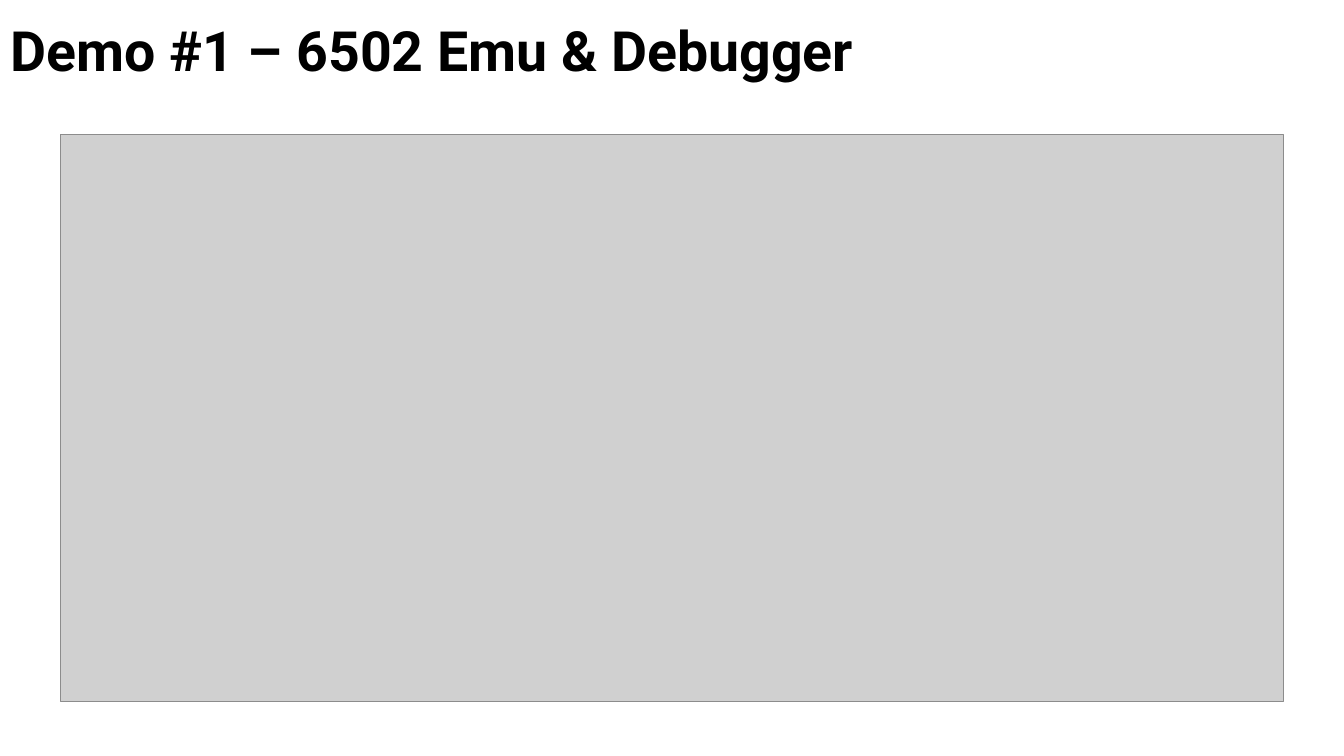
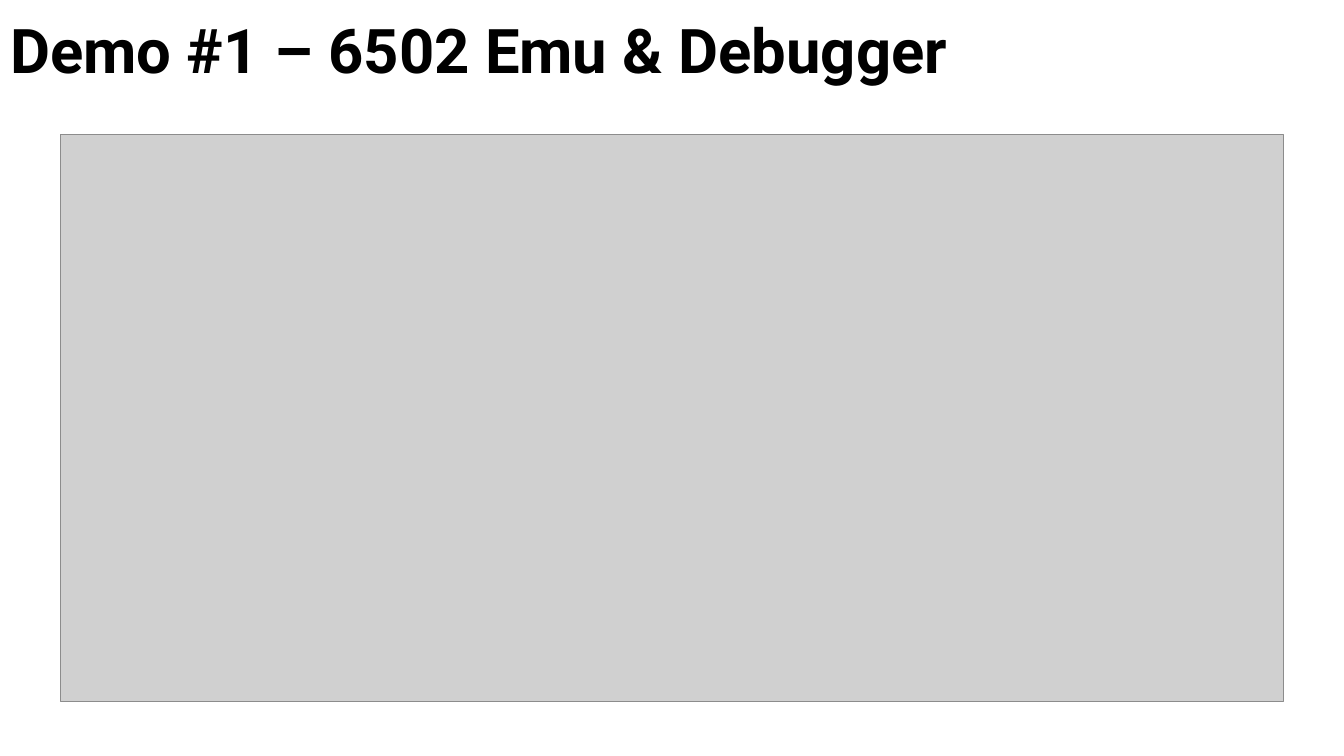
Before and after one commit to skagra/bbc-micro, a slide deck: slide 16 of Demo/BBCMicro.pptx. Drawn at 1344x756 pixels with LibreOffice and Linux fonts; fonts in the diff are those of the drawing; grey boxes stand for pictures; background and template pictures are left out. Boxes give left, top, right and bottom in pixels: in the first picture for what was removed or moved away, otherwise in the second. Text is boxed around its words. In the diff, an @@ line names an element or a change of style, - is before the commit and + after.

```diff
--- a/Demo/BBCMicro.pptx
+++ b/Demo/BBCMicro.pptx
@@ title "Demo #1 – 6502 Emu ..." at bbox=[10, 26, 947, 86]: size 39.6 to 44 pt @@
```
Also in this commit, not shown: 6 other slides changed, 2 other files.
